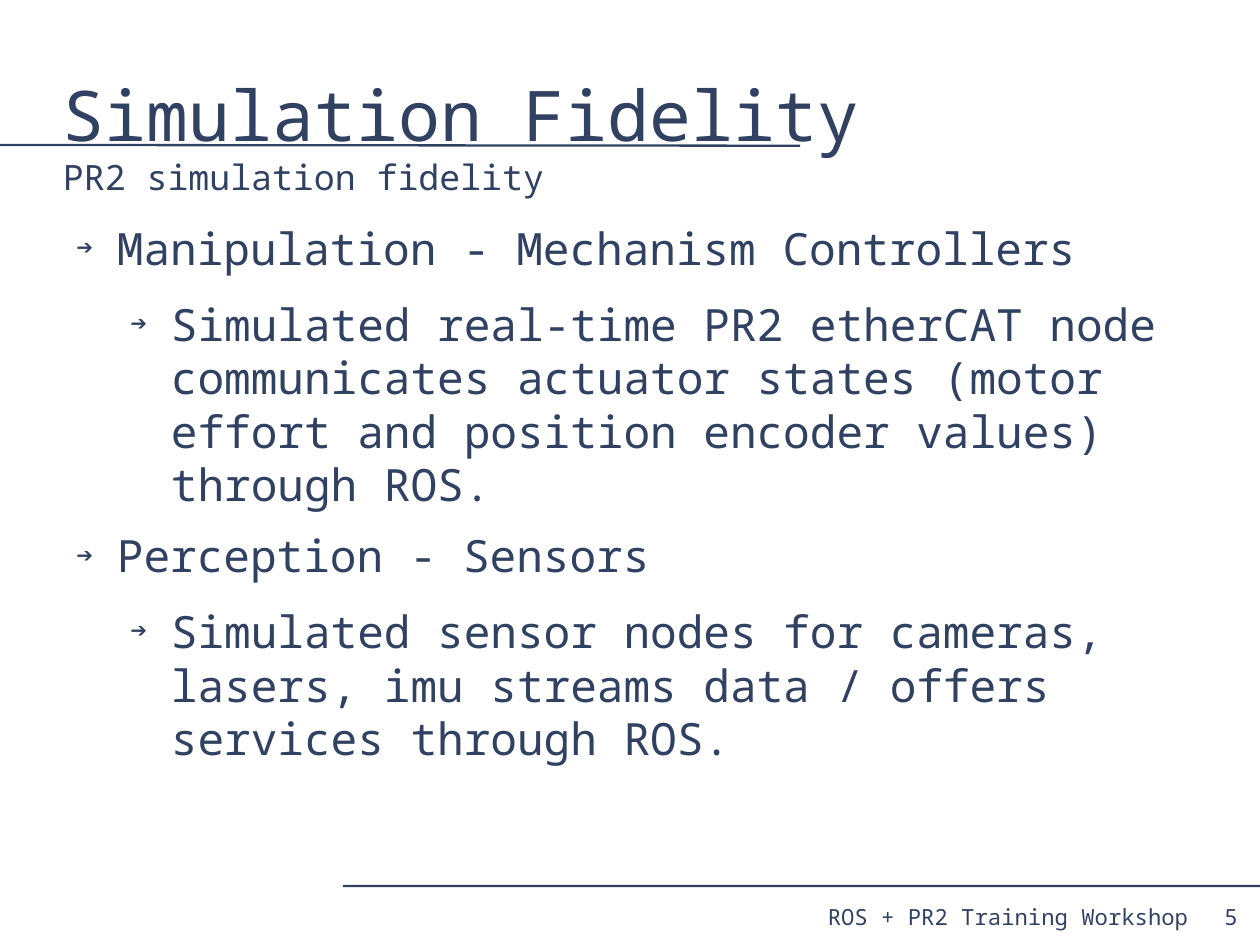
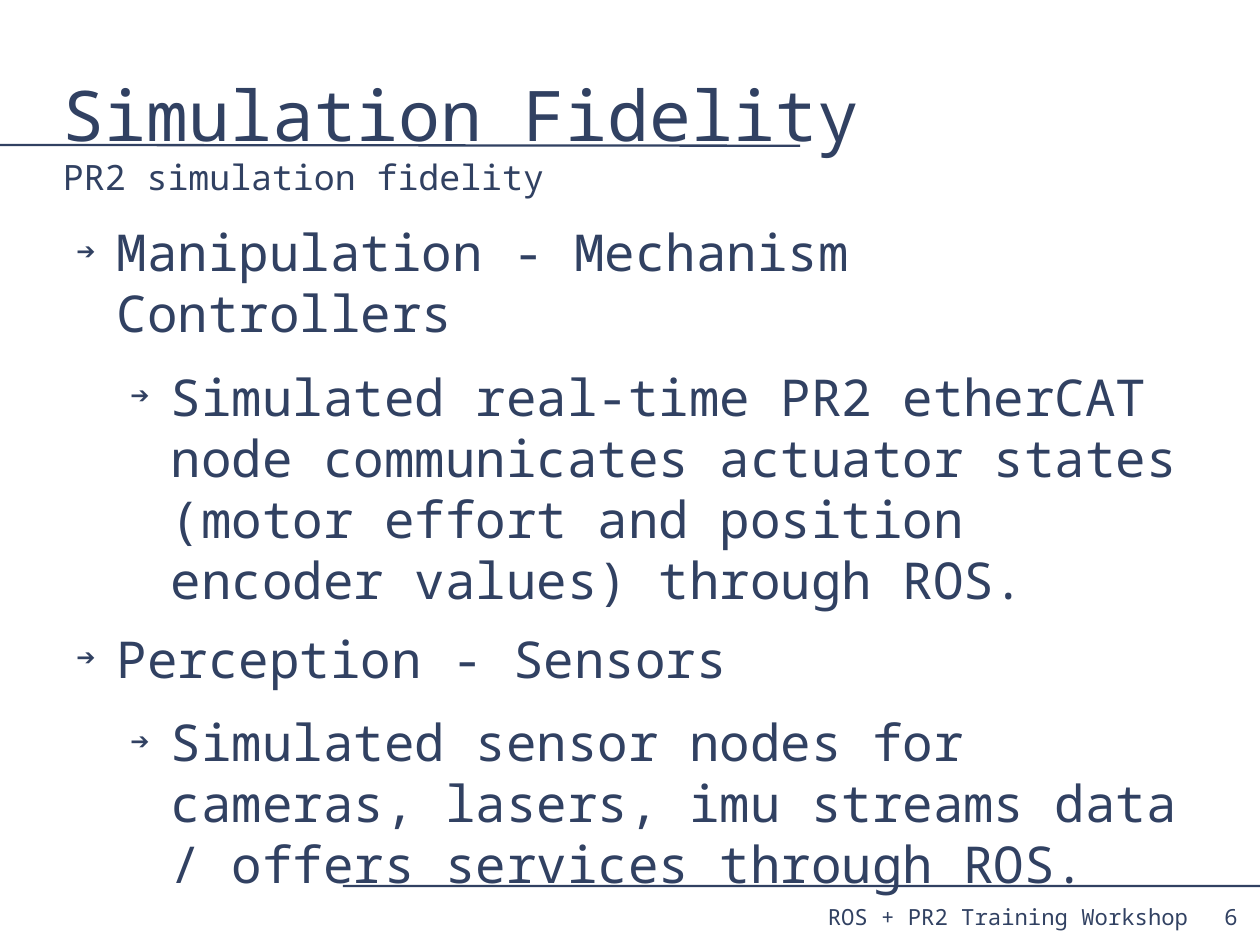
Before and after one commit to PR2/pr2_docs, a slide deck: slide 6 of pr2_training_workshop/simulation/simulation_training_workshop_rev2.odp (slide 5 before the commit). Drawn at 1260x945 pixels with LibreOffice and Linux fonts; fonts in the diff are those of the drawing. Boxes give left, top, right and bottom in pixels: in the first picture for what was removed or moved away, otherwise in the second. Text is boxed around its words. In the diff, an @@ line names an element or a change of style, - is before the commit and + after.

```diff
--- a/pr2_training_workshop/simulation/simulation_training_workshop_rev2.odp
+++ b/pr2_training_workshop/simulation/simulation_training_workshop_rev2.odp
@@ text "Manipulation - Mechanism Controllers" at (x1=117, y1=232, x2=1177, y2=896): size 28 to 32 pt @@
@@ page number at (x1=1224, y1=909, x2=1237, y2=925): text changed @@
-5
+6
```
Also in this commit, not shown: 2 other slides changed, 1 slide added.
